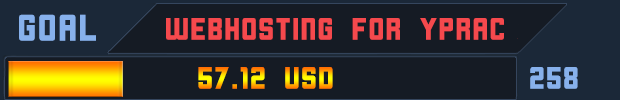
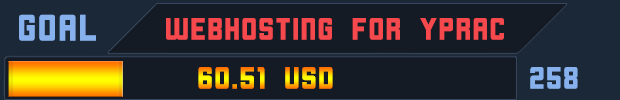
Revision of a layered w=620, h=100 image; what changed, layer by layer:
renamed "57.12 USD" to "60.51 USD", painted on it over [198, 67, 265, 89]
